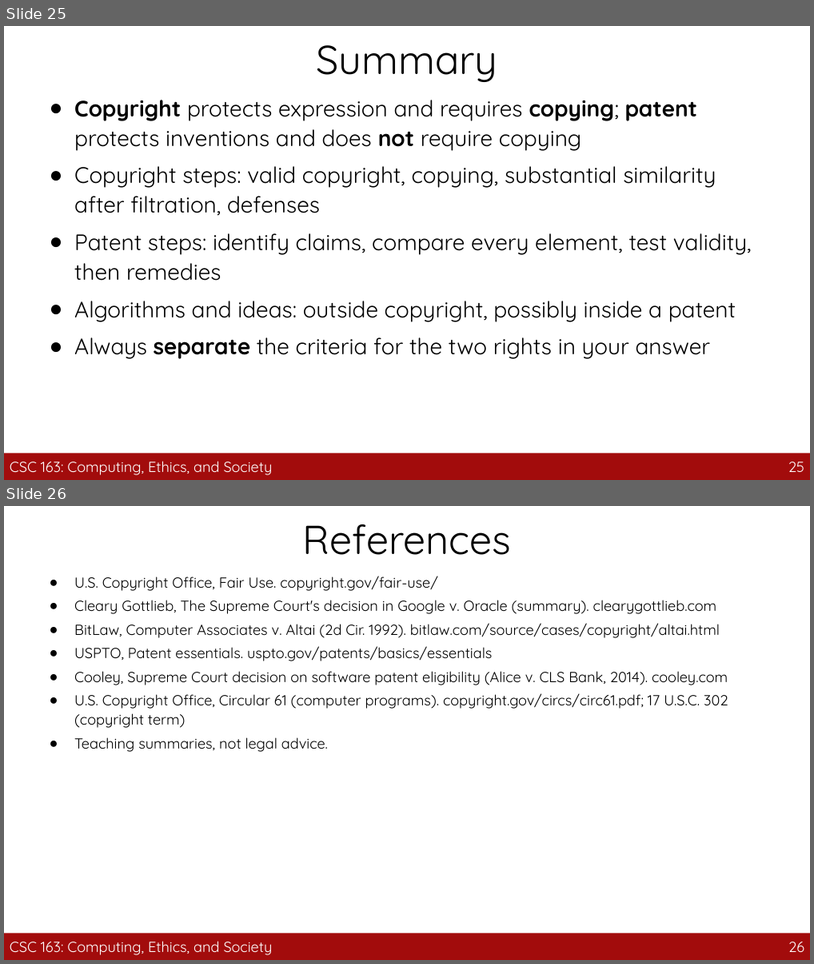
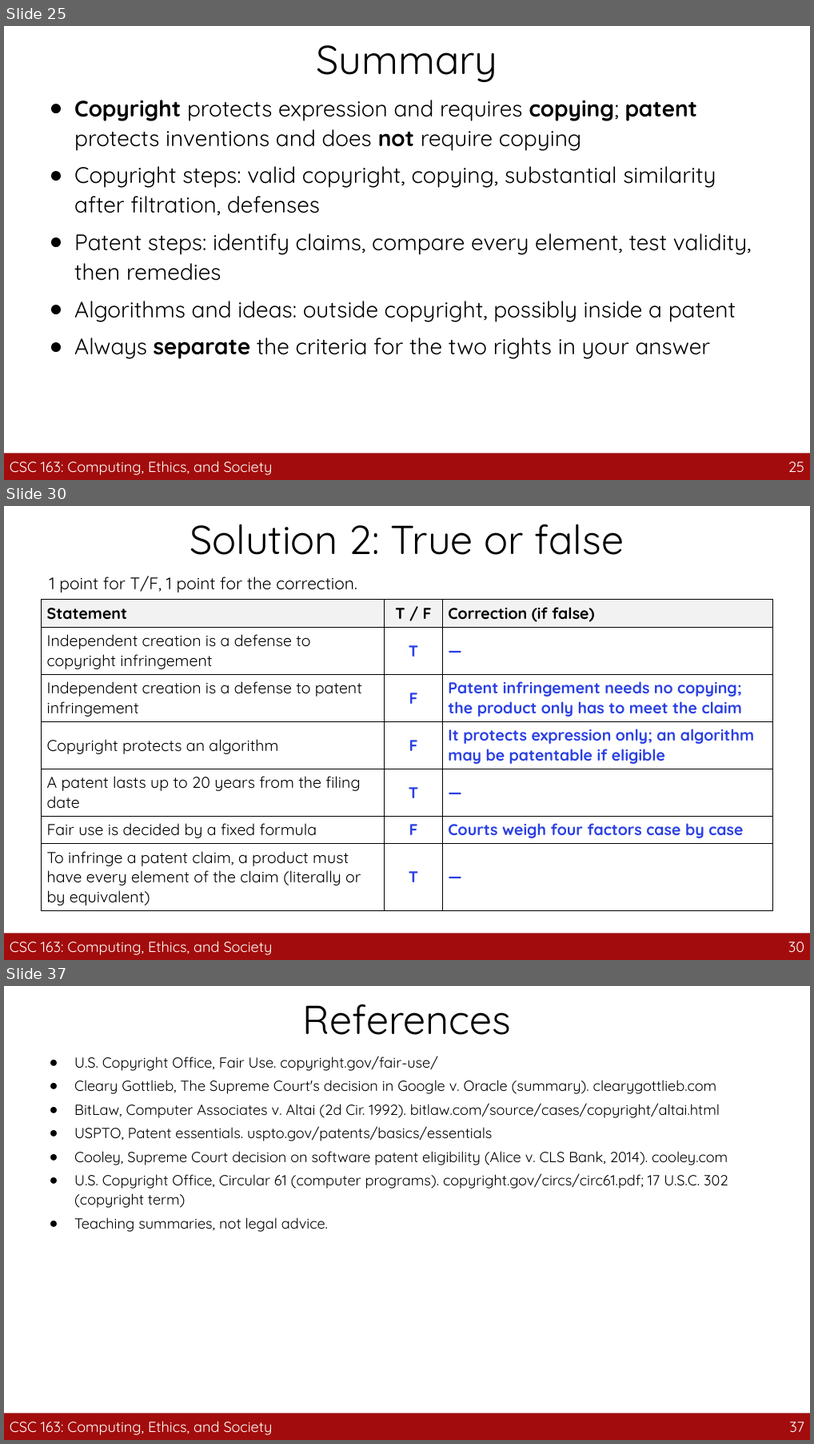
Before and after one commit to guhofstra/CSC163Fa26, a slide deck: PPTs/A2_Copyright_vs_Patent.pptx. Shown one above the other, each under a label of ours: slides 25 and 26 before the commit, slides 25, 30 and 37 after it; the slides between them are not shown. The pictures are 814x964 and 814x1444 pixels, drawn with LibreOffice and Linux fonts; fonts in the diff are those of the drawing. Boxes give left, top, right and bottom in pixels: in the first picture for what was removed or moved away, otherwise in the second. Text is boxed around its words. In the diff, an @@ line names an element or a change of style, - is before the commit and + after.

```diff
--- a/PPTs/A2_Copyright_vs_Patent.pptx
+++ b/PPTs/A2_Copyright_vs_Patent.pptx
@@ slide 30 added at (4, 506, 810, 960), background #FFFFFF @@
@@ title added at (190, 524, 624, 555), 36 pt, text #000000 @@
+Solution 2: True or false
@@ text added at (50, 576, 357, 592), 15 pt, text #000000 @@
+1 point for T/F, 1 point for the correction.
@@ table added at (41, 600, 774, 908), 7 rows, 3 columns @@
+Statement | T / F | Correction (if false)
+Independent creation is a defense to copyright infringement | T | —
+Independent creation is a defense to patent infringement | F | Patent infringement needs no copying; the product only has to meet the claim
+Copyright protects an algorithm | F | It protects expression only; an algorithm may be patentable if eligible
+A patent lasts up to 20 years from the filing date | T | —
+Fair use is decided by a fixed formula | F | Courts weigh four factors case by case
+To infringe a patent claim, a product must have every element of the claim (literally or by equivalent) | T | —
@@ rectangle added at (4, 932, 810, 959), fill #A20C0C @@
@@ text added at (10, 940, 273, 955), 13 pt, text #FFFFFF @@
+CSC 163: Computing, Ethics, and Society
@@ page number added at (789, 941, 805, 952), 13 pt, text #FFFFFF @@
+30
@@ what was slide 26 is now slide 37 @@
@@ page number at (790, 1421, 805, 1432): text changed @@
-26
+37
```
Also in this commit, not shown: 10 other slides added, 25 other files.
